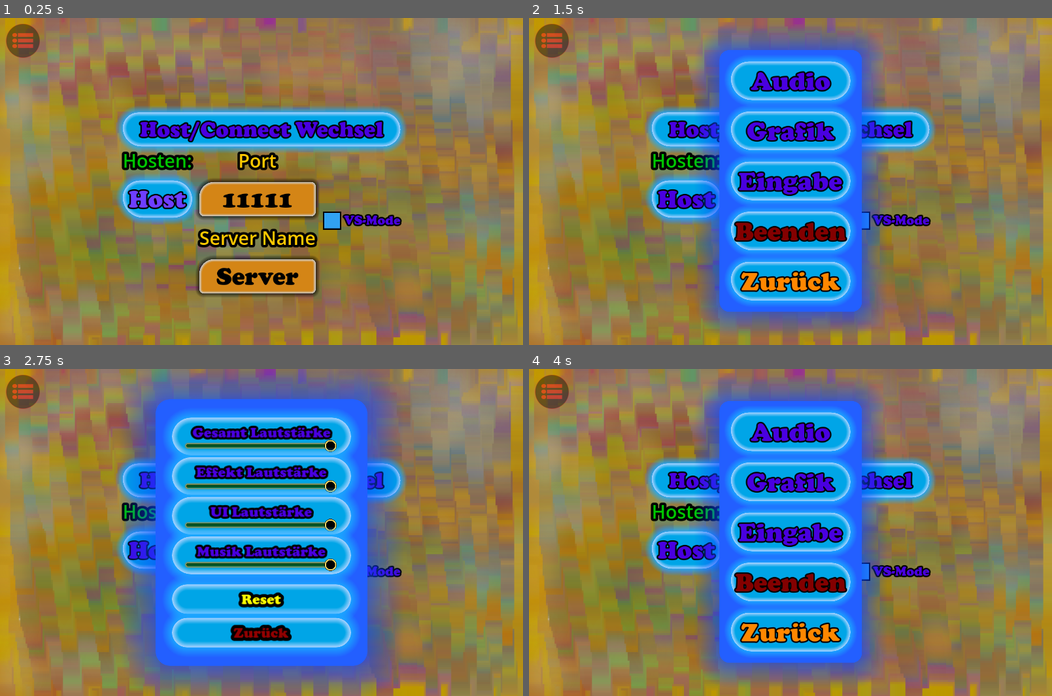
Above: before the commit, frames 1-4 (two rows, left to right).
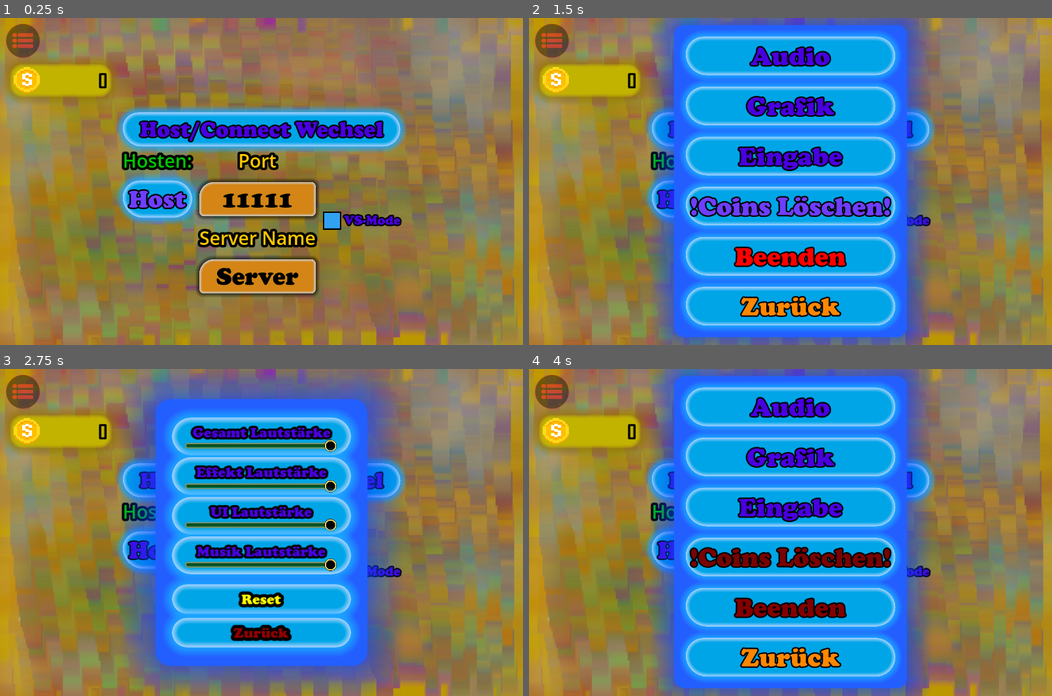
Above: after the commit, the same moments.

Repository: NIK-98/Paint_The_Ground
Game: Godot game, scene res://sceens/main.tscn
Two runs of this game, one before a commit and one after it. Both use one fixed random seed, a clock stepped at 60 frames per second and the inputs below.
Inputs (mouse positions are in pixels of both pictures, inside the frame that each line leads up to):
- Up to frame 1 (0.25 s): no input
- Up to frame 2 (1.5 s): click (549, 40) at 0.5 s; click (790, 207) at 1.25 s, where only the run after the commit has a clickable "!Coins Löschen!"
- Up to frame 3 (2.75 s): click "Audio" at 2 s
- Up to frame 4 (4 s): click "VS-Mode" at 2.75 s; click "Zurück" at 3.5 s

The runs differ from the first frame. In frame 1, 2.5% of the frame differs, in the area x 1-23%, y 12-26%; in frame 2, 51%; in frame 3, 2.5%; in frame 4, 51%, in the area x 1-77%, y 0-100%.

Commit message:
Geld Speicherung die an Dem jeweiligen PC gebunden ist, hinzugefügt. gewinn angepasst!

Diff:
--- a/sceens/coin_display.tscn
+++ b/sceens/coin_display.tscn
@@ -24,7 +24,7 @@
 Label/colors/font_color = Color(0, 0, 0, 1)
 Label/font_sizes/font_size = 50
 
-[node name="coin_display" type="PanelContainer"]
+[node name="coin_display" type="PanelContainer" groups=["playersave"]]
 process_mode = 3
 offset_left = 24.0
 offset_top = 112.0
--- a/sceens/main.tscn
+++ b/sceens/main.tscn
@@ -309,6 +309,13 @@
 text = "Eingabe
 "
 
+[node name="deleteuser" type="Button" parent="CanvasLayer/Menu/PanelContainer/VBoxContainer"]
+layout_mode = 2
+theme = SubResource("Theme_w0b7n")
+theme_override_colors/font_color = Color(0.471219, 0.0135178, 0.00749694, 1)
+text = "!Coins Löschen!
+"
+
 [node name="Beenden" type="Button" parent="CanvasLayer/Menu/PanelContainer/VBoxContainer"]
 layout_mode = 2
 theme = SubResource("Theme_hq385")
@@ -320,7 +327,7 @@
 text = "Zurück"
 
 [node name="money" type="CanvasLayer" parent="."]
-layer = 6
+layer = 8
 
 [node name="coin_display" parent="money" instance=ExtResource("8_y3nry")]
 
@@ -360,6 +367,9 @@
 [connection signal="focus_entered" from="CanvasLayer/Menu/PanelContainer/VBoxContainer/Eingabe" to="." method="_on_eingabe_focus_entered"]
 [connection signal="mouse_entered" from="CanvasLayer/Menu/PanelContainer/VBoxContainer/Eingabe" to="." method="_on_eingabe_mouse_entered"]
 [connection signal="pressed" from="CanvasLayer/Menu/PanelContainer/VBoxContainer/Eingabe" to="." method="_on_eingabe_pressed"]
+[connection signal="focus_entered" from="CanvasLayer/Menu/PanelContainer/VBoxContainer/deleteuser" to="." method="_on_deleteuser_focus_entered"]
+[connection signal="mouse_entered" from="CanvasLayer/Menu/PanelContainer/VBoxContainer/deleteuser" to="." method="_on_deleteuser_mouse_entered"]
+[connection signal="pressed" from="CanvasLayer/Menu/PanelContainer/VBoxContainer/deleteuser" to="." method="_on_deleteuser_pressed"]
 [connection signal="focus_entered" from="CanvasLayer/Menu/PanelContainer/VBoxContainer/Beenden" to="." method="_on_beenden_focus_entered"]
 [connection signal="mouse_entered" from="CanvasLayer/Menu/PanelContainer/VBoxContainer/Beenden" to="." method="_on_beenden_mouse_entered"]
 [connection signal="pressed" from="CanvasLayer/Menu/PanelContainer/VBoxContainer/Beenden" to="." method="_on_beenden_pressed"]
--- a/scripts/coin_display.gd
+++ b/scripts/coin_display.gd
@@ -1,24 +1,45 @@
 extends PanelContainer
 @onready var label = $Label
 
-var max_coins = 9999999
+const max_coins = 9999999
+const factor = 0.5
 var coins = 0
+
+var playersave_path = "user://playersave.save"
+@onready var main = get_parent().get_parent()
+
+var loaded = false
+
+func save():
+	var save_dict = {
+		"parent_name" : name,
+		"filename" : get_scene_file_path(),
+		"parent" : get_parent().get_path(),
+		"pos_x" : position.x, # Vector2 is not supported by JSON
+		"pos_y" : position.y,
+		"coins" : coins
+	}
+	return save_dict
 
 
 func _ready() -> void:
 	label.text = str(coins)
 
 
+func _process(_delta: float) -> void:
+	if not loaded:
+		loaded = true
+		name = "coin_display"
+		label.text = str(coins)
+
+
 func kehrwert(value: int):
 	return value/-1
 
 
-func factor(value: int):
-	return (value + 100) / 100
-
-
 func set_money(value: int):# ab value 100 ist add_money >= die eingegebene value
-	coins += value * factor(value)
+	coins += value * factor
+	coins = int(coins)
 	if coins%1 > 0:
 		coins = abs(floor(kehrwert(coins)))
 	elif coins > 0:
@@ -29,6 +50,7 @@
 	else:
 		coins = max_coins
 		label.text = str(coins)
+	saveplayer(false)
 	return coins
 
 
@@ -37,3 +59,19 @@
 		coins -= value
 	else:
 		coins = 0
+	saveplayer(false)
+
+
+func saveplayer(reset: bool):
+	if reset:
+		reset = false
+		if FileAccess.file_exists(playersave_path):
+			DirAccess.remove_absolute(playersave_path)
+		coins = 0
+		label.text = str(coins)
+		return
+	if not FileAccess.file_exists(playersave_path):
+		main.save_game("playersave", playersave_path)
+	else:
+		DirAccess.remove_absolute(playersave_path)
+		main.save_game("playersave", playersave_path)
--- a/scripts/main.gd
+++ b/scripts/main.gd
@@ -1,6 +1,7 @@
 extends Node
 
 var save_path = "user://savetemp.save"
+var playersave_path = "user://playersave.save"
 var save_audio_setting_path = "user://saveaudiosettings.save"
 var save_grafik_path = "user://savegrafiksettings.save"
 var save_input_setting_path = "user://saveinputsettings.save"
@@ -18,6 +19,7 @@
 	$CanvasLayer2/Control.add_child(new_browser)
 	if not OS.has_feature("dedicated_server"):
 		load_game("Persist", save_path)
+		load_game("playersave", playersave_path)
 		load_game("saveaudiosettings", save_audio_setting_path)
 		load_game("savegrafik", save_grafik_path)
 		load_game("saveinputsettings", save_input_setting_path)
@@ -257,3 +259,16 @@
 
 func _on_eingabe_mouse_entered():
 	Global.ui_hover_sound = true
+
+
+func _on_deleteuser_pressed() -> void:
+	$money/coin_display.saveplayer(true)
+
+
+func _on_deleteuser_focus_entered() -> void:
+	if not Global.trigger_host_focus:
+		Global.ui_hover_sound = true
+
+
+func _on_deleteuser_mouse_entered() -> void:
+	Global.ui_hover_sound = true
--- a/scripts/player.gd
+++ b/scripts/player.gd
@@ -95,7 +95,7 @@
 				d_score = 0
 				for d in get_parent().get_children():
 					d_score += d.score
-				d_score /= len(level.playerlist)
+				d_score /= len(get_parent().get_children())
 				main.get_node("money/coin_display").set_money(d_score)
 
 
